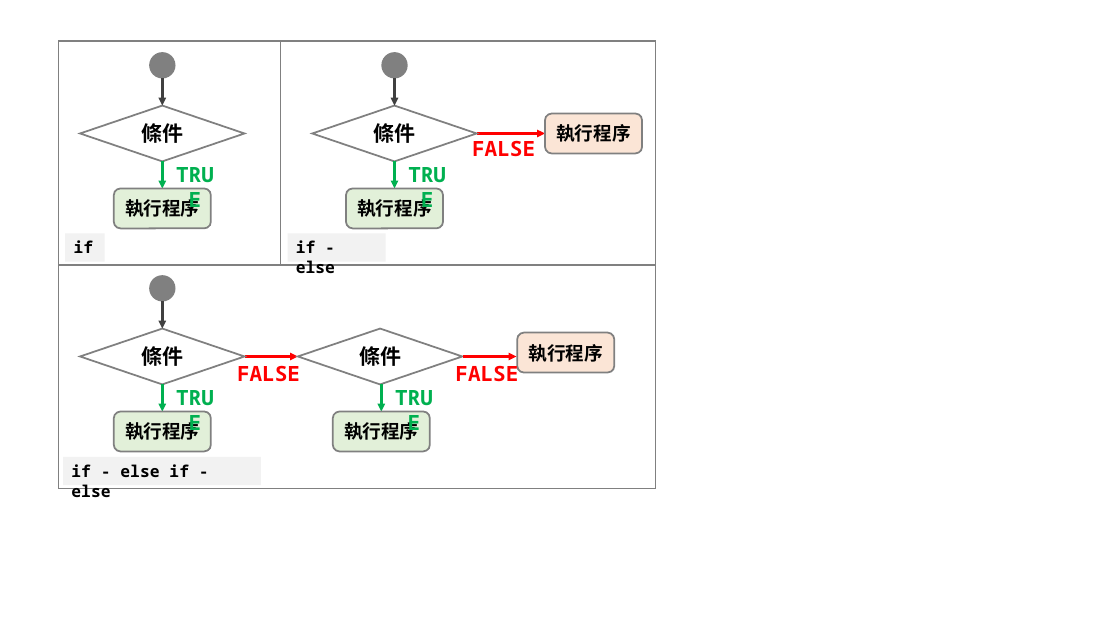
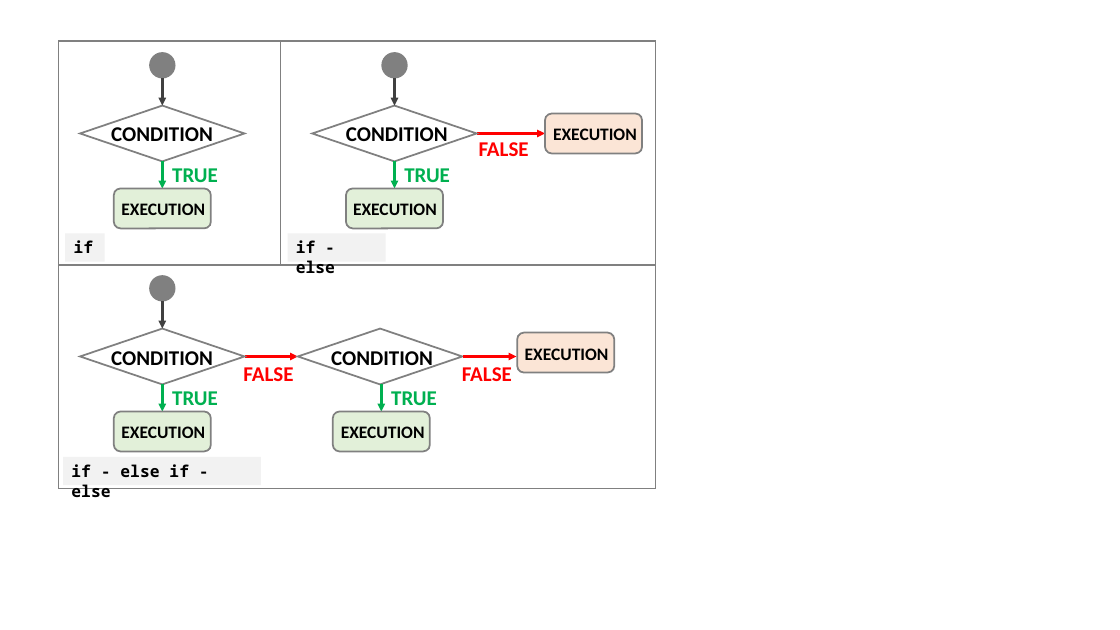
Before and after one commit to ChiaJung-Yeh/R-Transport-Analysis, a slide deck: slide 7 of figure/figure.pptx. Drawn at 1120x630 pixels with LibreOffice and Linux fonts; fonts in the diff are those of the drawing. Boxes give left, top, right and bottom in pixels: in the first picture for what was removed or moved away, otherwise in the second. Text is boxed around its words. In the diff, an @@ line names an element or a change of style, - is before the commit and + after.

```diff
--- a/figure/figure.pptx
+++ b/figure/figure.pptx
@@ text added at [111,127,213,148], 18 pt, text #000000, bold @@
+CONDITION
@@ text in diamond at [141,123,183,143]: text removed @@
-條件
@@ text added at [346,124,448,148], 18 pt, text #000000, bold @@
+CONDITION
@@ text in diamond at [373,123,415,143]: text removed @@
-條件
@@ text added at [553,128,637,140], 15 pt, text #000000, bold @@
+EXECUTION
@@ text in rounded rectangle at [556,124,630,142]: text removed @@
-執行程序
@@ text added at [121,203,205,215], 15 pt, text #000000, bold @@
+EXECUTION
@@ text in rounded rectangle at [125,196,199,217]: text removed @@
-執行程序
@@ text added at [353,203,437,215], 15 pt, text #000000, bold @@
+EXECUTION
@@ text in rounded rectangle at [357,196,431,217]: text removed @@
-執行程序
@@ text added at [111,351,213,371], 18 pt, text #000000, bold @@
+CONDITION
@@ text in diamond at [141,346,183,366]: text removed @@
-條件
@@ font Noto Sans Mono to Calibri in 7 elements at [172,168,218,188], [479,142,529,156], [404,168,450,188], [172,391,218,411], [391,391,437,411], [462,367,512,381], [243,367,293,381] @@
@@ text added at [331,351,433,371], 18 pt, text #000000, bold @@
+CONDITION
@@ text in diamond at [359,346,401,366]: text removed @@
-條件
@@ text added at [525,348,609,360], 15 pt, text #000000, bold @@
+EXECUTION
@@ text in rounded rectangle at [529,344,603,362]: text removed @@
-執行程序
@@ text in rounded rectangle at [125,419,199,440]: text removed @@
-執行程序
@@ text in rounded rectangle at [344,419,418,440]: text removed @@
-執行程序
@@ text added at [121,426,205,438], 15 pt, text #000000, bold @@
+EXECUTION
@@ text added at [341,426,425,438], 15 pt, text #000000, bold @@
+EXECUTION
```
Also in this commit, not shown: 8 other files.
